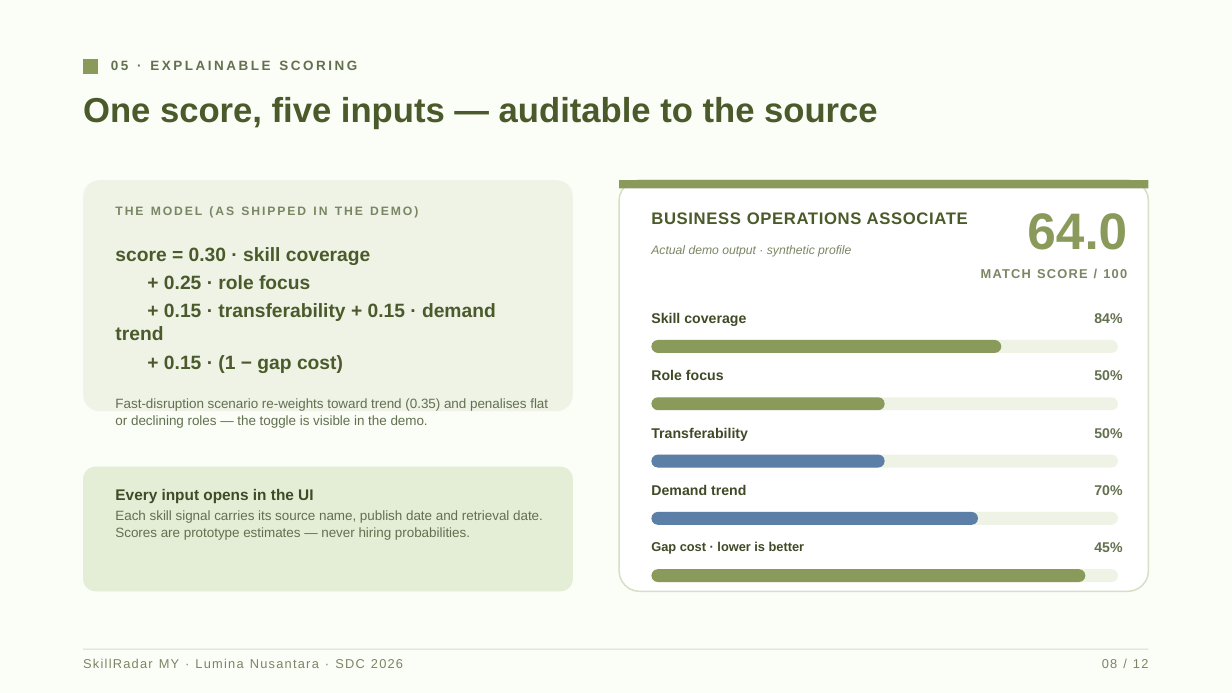
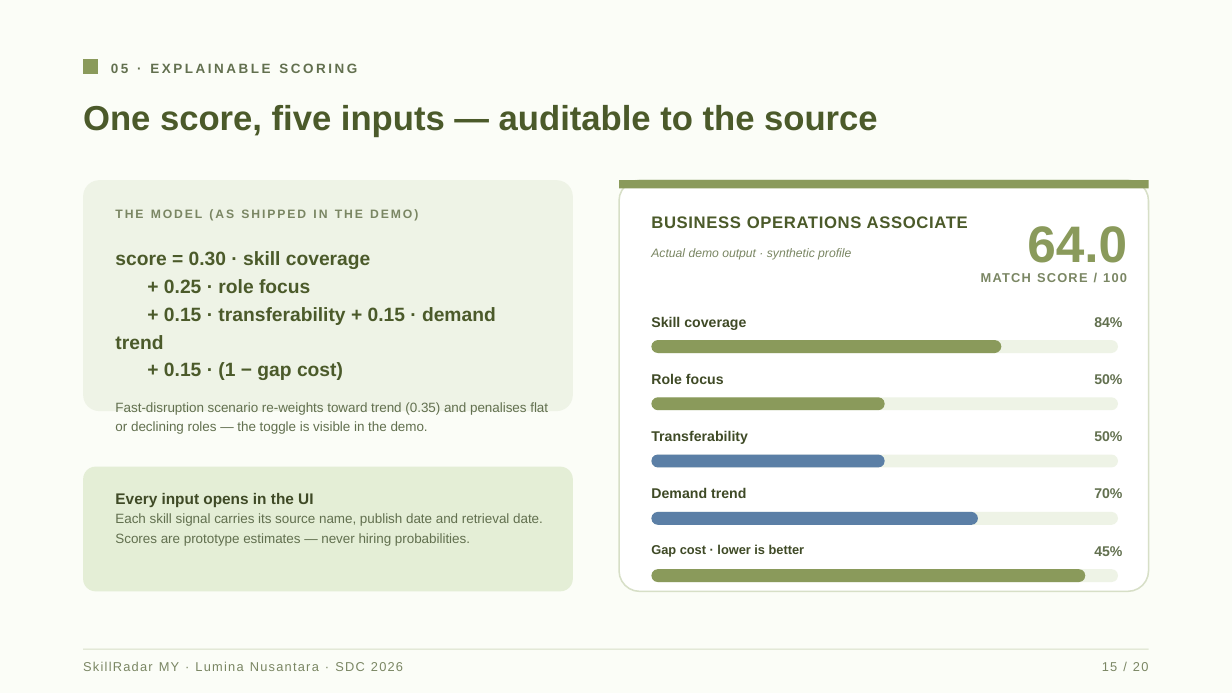
Before and after one commit to douyinlin/sdc2026-lumina-nusantara, a slide deck: slide 15 of submission/SDC2026_LuminaNusantara_SlideDeck.pptx (slide 8 before the commit). Drawn at 1232x693 pixels with LibreOffice and Linux fonts; fonts in the diff are those of the drawing. Boxes give left, top, right and bottom in pixels: in the first picture for what was removed or moved away, otherwise in the second. Text is boxed around its words. In the diff, an @@ line names an element or a change of style, - is before the commit and + after.

```diff
--- a/submission/SDC2026_LuminaNusantara_SlideDeck.pptx
+++ b/submission/SDC2026_LuminaNusantara_SlideDeck.pptx
@@ text "score = 0.30 · skill ..." at (x1=115, y1=251, x2=496, y2=380): line spacing 1 to 1.2; less space between paragraphs @@
@@ text "Every input opens in the ..." at (x1=115, y1=493, x2=543, y2=546): line spacing 1 to 1.2; less space between paragraphs @@
@@ line spacing 1 to 1.2 in 19 elements at (x1=111, y1=63, x2=357, y2=73), (x1=83, y1=105, x2=878, y2=137), (x1=115, y1=209, x2=418, y2=221), (x1=115, y1=402, x2=548, y2=434), (x1=651, y1=216, x2=968, y2=228), (x1=651, y1=248, x2=851, y2=260), (x1=1027, y1=226, x2=1127, y2=263), (x1=981, y1=273, x2=1127, y2=282), (x1=651, y1=317, x2=746, y2=330), (x1=1094, y1=317, x2=1122, y2=327), (x1=651, y1=373, x2=724, y2=384), (x1=1094, y1=374, x2=1122, y2=384), (x1=651, y1=430, x2=748, y2=444), (x1=1094, y1=431, x2=1122, y2=441), (x1=651, y1=487, x2=746, y2=498), (x1=1094, y1=488, x2=1122, y2=498), (x1=651, y1=544, x2=805, y2=557), (x1=1094, y1=546, x2=1122, y2=556), (x1=83, y1=661, x2=403, y2=671) @@
@@ text at (x1=1102, y1=662, x2=1149, y2=671): text changed @@
-08 / 12
+15 / 20
```
Also in this commit, not shown: 11 other slides changed, 8 slides added, 3 other files.
